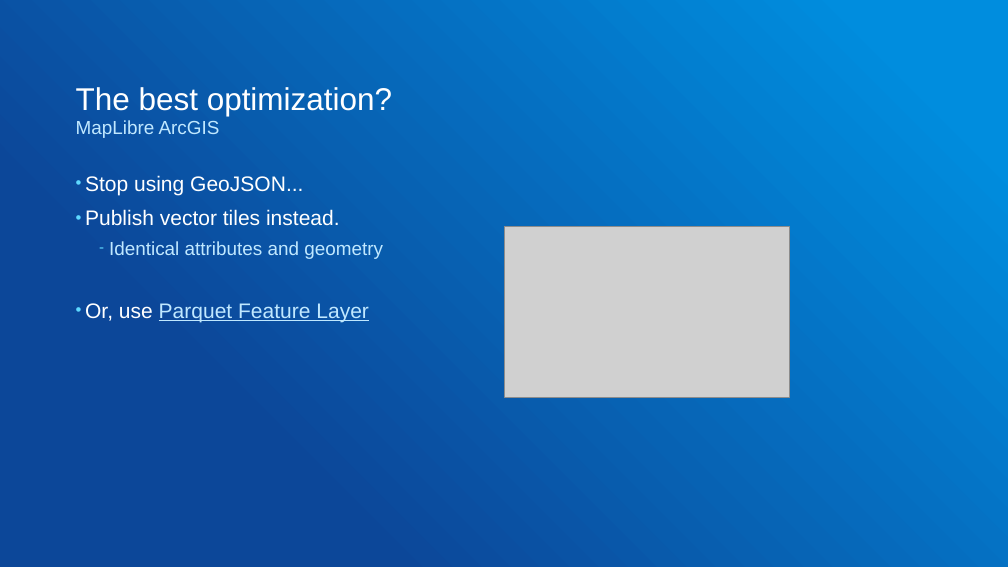
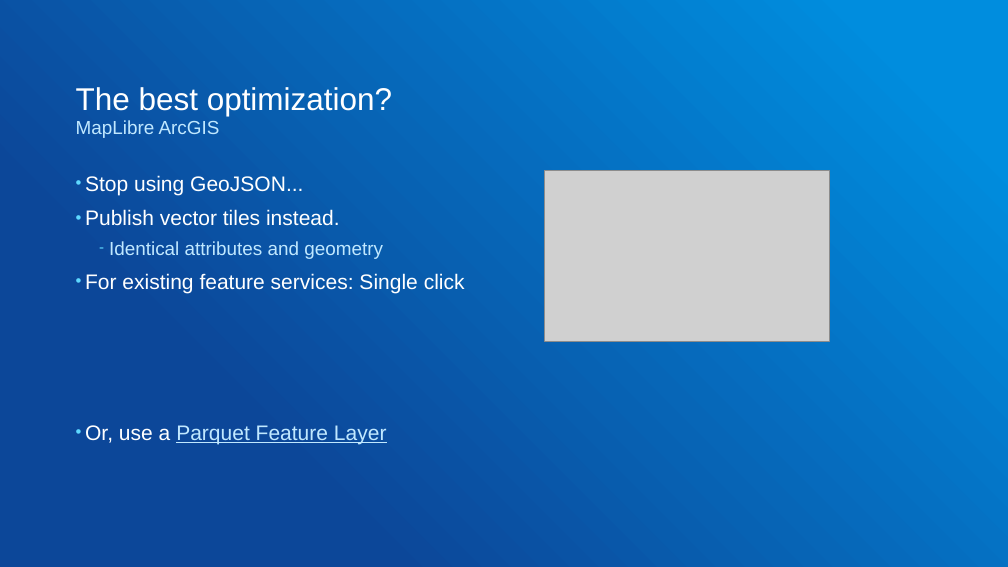
Before and after one commit to gowin20/foss4g-2026-maplibregl-data-visualization, a slide deck: slide 31 of foss4g-optimized-maplibre-queries.pptx (slide 30 before the commit). Drawn at 1008x567 pixels with LibreOffice and Linux fonts; fonts in the diff are those of the drawing; grey boxes stand for pictures. Boxes give left, top, right and bottom in pixels: in the first picture for what was removed or moved away, otherwise in the second. Text is boxed around its words. In the diff, an @@ line names an element or a change of style, - is before the commit and + after.

```diff
--- a/foss4g-optimized-maplibre-queries.pptx
+++ b/foss4g-optimized-maplibre-queries.pptx
@@ picture: place and size @@
-picture at bbox=[504, 226, 789, 397]
+picture at bbox=[544, 170, 830, 341]
@@ text at bbox=[85, 273, 465, 444]: text changed; text colour #C0E8FF to #FFFFFF @@
-• Or, use Parquet Feature Layer
+• For existing feature services: Single click
+• Or, use a Parquet Feature Layer
```
Also in this commit, not shown: 7 other slides changed, 2 slides added, 1 slide removed, 1 other file.
